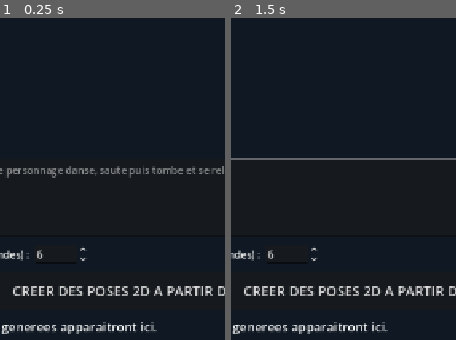
Above: before the commit, frames 1-2 (left to right).
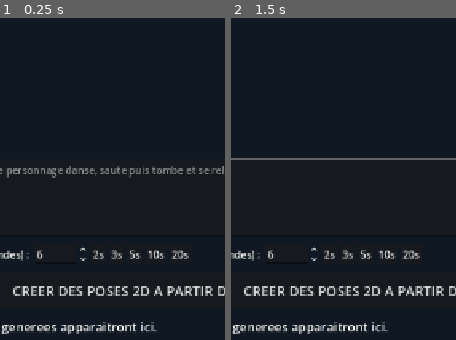
Above: after the commit, the same moments.

Repository: ericjamesempere-stack/MobileI2V-Xiaomi-
Game: Godot game, scene res://scenes/main.tscn
Two runs of this game, one before a commit and one after it. Both use one fixed random seed, a clock stepped at 60 frames per second and the inputs below.
Inputs (mouse positions are % of the whole screen's width and height, from its top left):
- Up to frame 1 (0.25 s): no input
- Up to frame 2 (1.5 s): click (49, 78) at 0.52 s; type "Alex" at 0.6 s; click "Rejouer" at 1.25 s
The pictures show only the part of the screen within x 13-63%, y 50-100%; the shares and areas given below are measured in that part.

The runs differ from the first frame. In frame 1, 0.5% of the frame differs, in the area x 41-84%, y 72-75%; in frame 2, 0.5%.

Commit message:
Add 2 3 5 10 20 second presets and extended storyboard duration control

Diff:
--- a/scripts/storyboard.gd
+++ b/scripts/storyboard.gd
@@ -77,10 +77,15 @@
     line.add_child(lbl)
     duration_input = SpinBox.new()
     duration_input.min_value = 1
-    duration_input.max_value = 60
+    duration_input.max_value = 300
     duration_input.step = 1
     duration_input.value = 6
     line.add_child(duration_input)
+    for seconds in [2, 3, 5, 10, 20]:
+        var preset := Button.new()
+        preset.text = "%ds" % seconds
+        preset.pressed.connect(func() -> void: duration_input.value = seconds)
+        line.add_child(preset)
     _button("CREER DES POSES 2D A PARTIR DE MA PHOTO", _automatic_local_movie)
     contact_caption = _label("Les poses generees apparaitront ici.", 20)
     contact_sheet = TextureRect.new()
@@ -698,6 +703,7 @@
         status.text = "Images generees : %d / %d" % [index, total]
     )
     ai_running = true
+    # Generate at most 120 key drawings; MP4 timing is independent of keyframe count.
     var count: int = clampi(ceili(float(duration_input.value) * 4.0), 2, 120)
     if not endpoint.begins_with("https://"):
         ai_running = false
